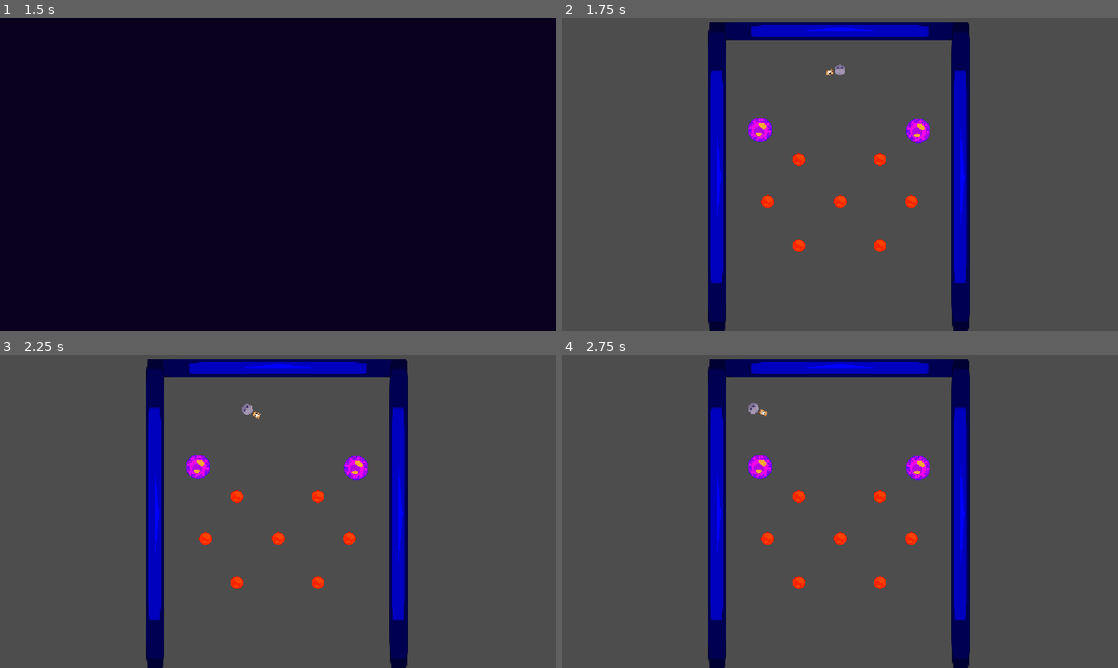
Above: before the commit, frames 1-4 (two rows, left to right).
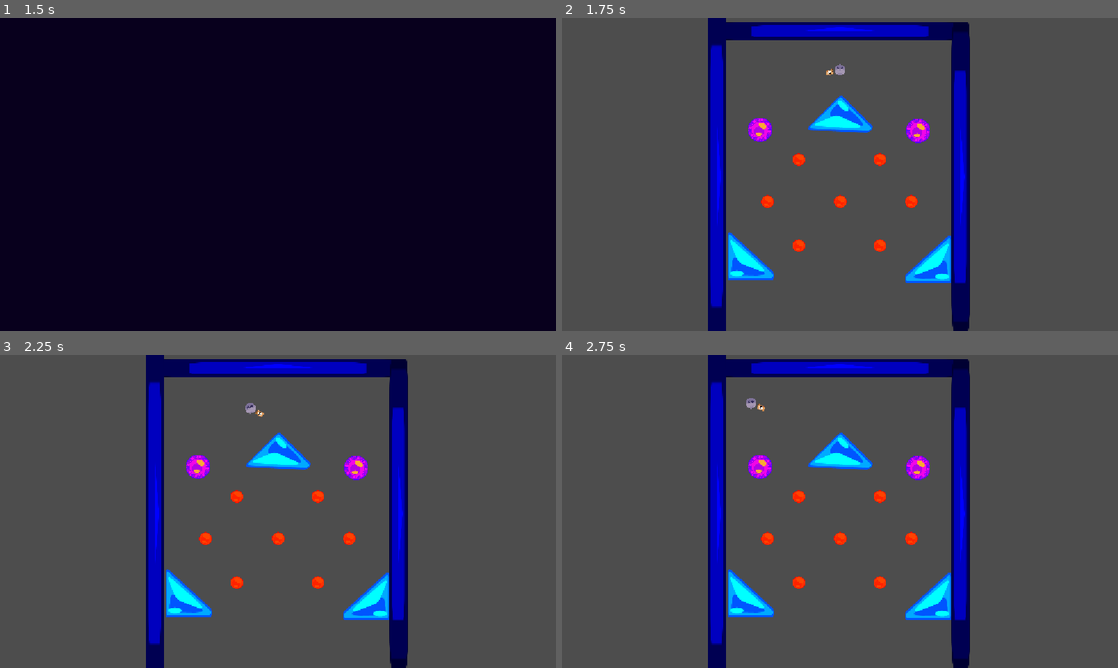
Above: after the commit, the same moments.

Repository: AstrrX3/Gamejam
Game: Godot game, scene res://menu.tscn
Two runs of this game, one before a commit and one after it. Both use one fixed random seed, a clock stepped at 60 frames per second and the inputs below. The engine's default icon, where the game draws it, is replaced by a stand-in: a white triangle on a blue panel in a dark square.
Inputs (mouse positions are in pixels of both pictures, inside the frame that each line leads up to):
- Up to frame 1 (1.5 s): click "START" at 0.5 s; click "START" at 1.25 s
- Up to frame 2 (1.75 s): no input
- Up to frame 3 (2.25 s): tap Enter at 2 s; move the mouse to (400, 495) at 2.02 s; click (400, 495) at 2.1 s
- Up to frame 4 (2.75 s): no input

Frame 1 is identical in both runs. In frame 2, 3.0% of the frame differs, in the area x 26-70%, y 0-100%; in frame 3, 3.1%; in frame 4, 3.1%.

Commit message:
spritez

Diff:
--- a/gay-plinko/coin.tscn
+++ b/gay-plinko/coin.tscn
@@ -1,6 +1,6 @@
 [gd_scene format=3 uid="uid://b8u0svpxi5tgi"]
 
-[ext_resource type="Texture2D" uid="uid://cprgnd6rngksp" path="res://icon.svg" id="1_d5gmh"]
+[ext_resource type="Texture2D" uid="uid://bpvl4u01ksqtr" path="res://Coin.png" id="1_d5gmh"]
 
 [sub_resource type="PhysicsMaterial" id="PhysicsMaterial_h2yge"]
 bounce = 0.5
@@ -8,12 +8,13 @@
 [sub_resource type="CircleShape2D" id="CircleShape2D_0xm2m"]
 
 [node name="RigidBody2D" type="RigidBody2D" unique_id=35264023]
-modulate = Color(1, 1, 0.34901962, 1)
+rotation = 2.7861578
 scale = Vector2(0.6399994, 0.6399994)
 physics_material_override = SubResource("PhysicsMaterial_h2yge")
 
 [node name="Sprite2D" type="Sprite2D" parent="." unique_id=234650189]
-scale = Vector2(0.390625, 0.390625)
+position = Vector2(1.5625018, 3.1250036)
+scale = Vector2(0.21104982, 0.21104982)
 texture = ExtResource("1_d5gmh")
 
 [node name="CollisionShape2D" type="CollisionShape2D" parent="." unique_id=1993439228]
--- a/gay-plinko/haven.tscn
+++ b/gay-plinko/haven.tscn
@@ -7,6 +7,8 @@
 [node name="Node2D" type="Node2D" unique_id=1951845257]
 scale = Vector2(1, 0.99016505)
 
+[node name="bg" type="Sprite2D" parent="." unique_id=394721876]
+
 [node name="scianaUP" parent="." unique_id=10204914 instance=ExtResource("1_7oneb")]
 position = Vector2(-1.00003, -295)
 scale = Vector2(4.163885, 0.30270332)
@@ -14,7 +16,7 @@
 [node name="scianalewo" parent="." unique_id=1679458082 instance=ExtResource("1_7oneb")]
 position = Vector2(-260, 15.000007)
 rotation = 1.5707964
-scale = Vector2(5.0438867, 0.30270332)
+scale = Vector2(6.21634, 0.30270332)
 
 [node name="scianaprawo" parent="." unique_id=1184736606 instance=ExtResource("1_7oneb")]
 position = Vector2(244.99997, 15.000007)
--- a/gay-plinko/trójkąt.tscn
+++ b/gay-plinko/trójkąt.tscn
@@ -1,7 +1,15 @@
 [gd_scene format=3 uid="uid://cw0s1ry8x17pi"]
+
+[ext_resource type="Texture2D" uid="uid://cpm6jcqh0daag" path="res://TriangleBumper.png" id="1_5y67x"]
 
 [node name="trójkąt" type="StaticBody2D" unique_id=780500453]
 
 [node name="CollisionPolygon2D" type="CollisionPolygon2D" parent="." unique_id=1418924976]
+position = Vector2(0, -1)
 scale = Vector2(16.589218, 11.302085)
-polygon = PackedVector2Array(0, 0, 0, 9, 6, 9)
+polygon = PackedVector2Array(0.12056024, -0.08847925, 0, 9, 6.2088523, 8.317049)
+
+[node name="TriangleBumper" type="Sprite2D" parent="." unique_id=1497309792]
+position = Vector2(49, -5.9604645e-08)
+scale = Vector2(-0.38272855, 0.81362355)
+texture = ExtResource("1_5y67x")
Binary file added: gay-plinko/Bg2.png
Not shown, added: gay-plinko/Bg2.png.import
Binary file added: gay-plinko/Coin.png
Not shown, added: gay-plinko/Coin.png.import
Binary file added: gay-plinko/TriangleBumper.png
Not shown, added: gay-plinko/TriangleBumper.png.import
